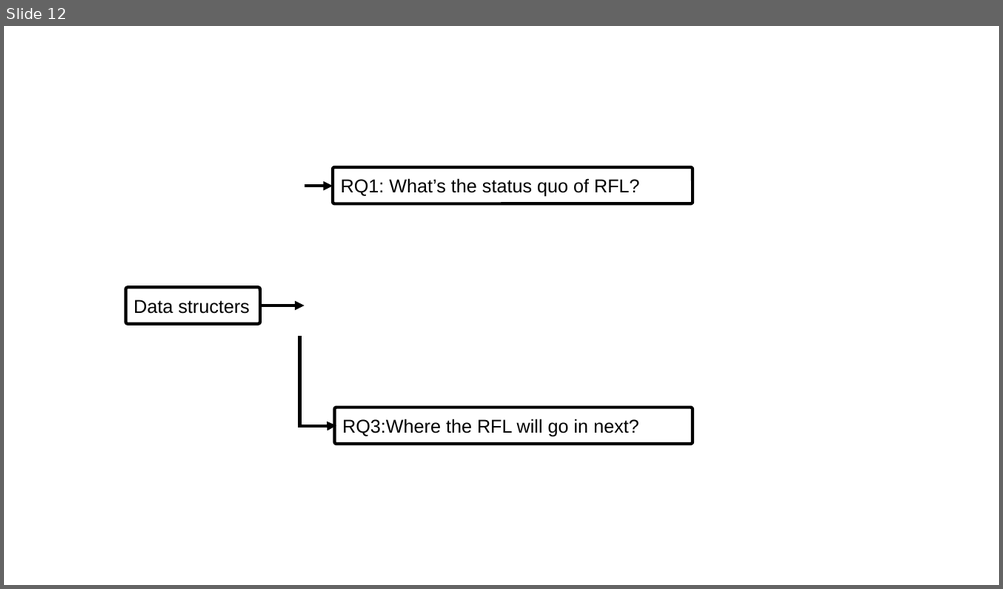
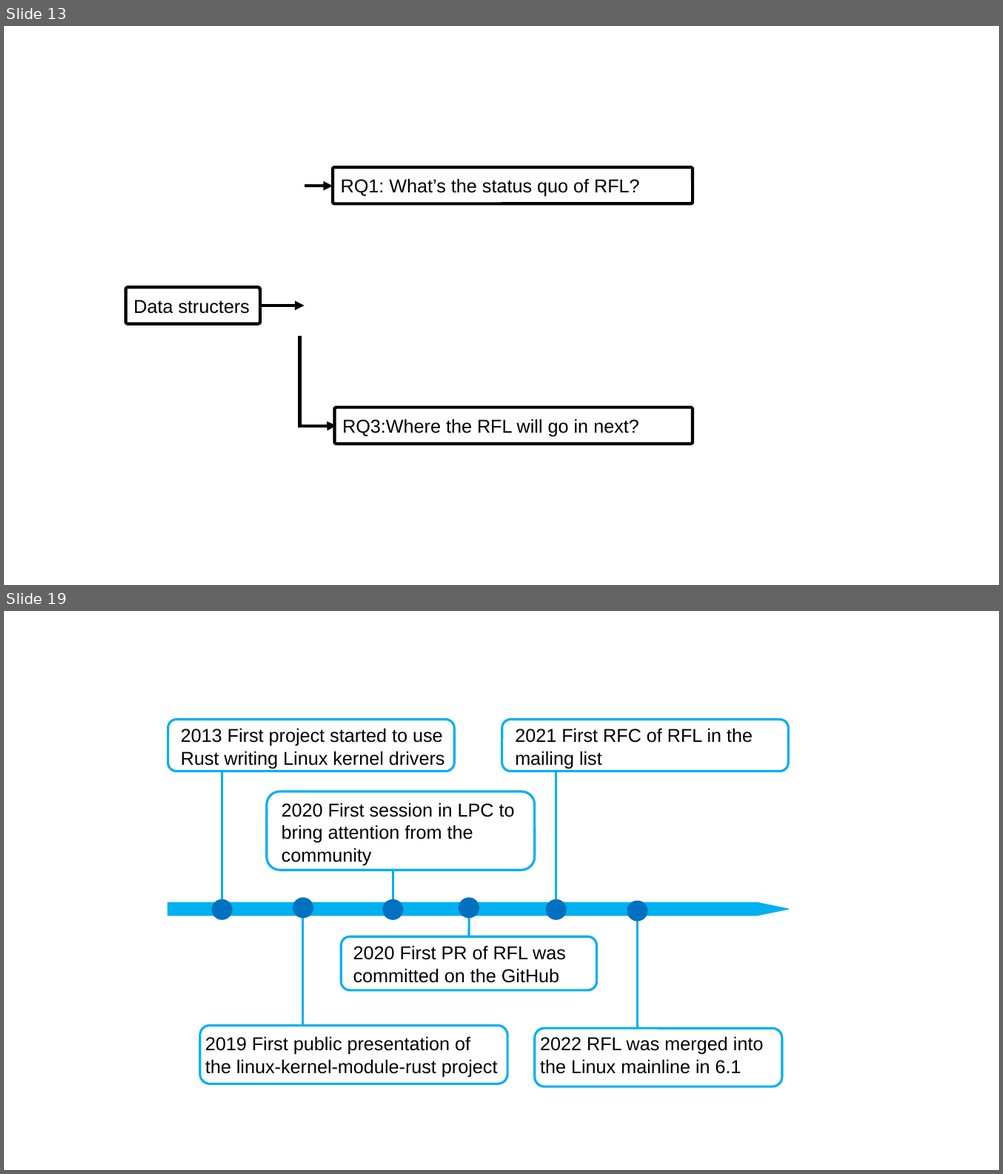
Before and after one commit to Richardhongyu/rfl_empirical_tools, a slide deck: rfl_empirical_study [自动保存的].pptx. Shown one above the other, each under a label of ours: slide 12 before the commit, slides 13 and 19 after it; the slides between them are not shown. The pictures are 1003x589 and 1003x1174 pixels, drawn with LibreOffice and Linux fonts; fonts in the diff are those of the drawing. Boxes give left, top, right and bottom in pixels: in the first picture for what was removed or moved away, otherwise in the second. Text is boxed around its words. In the diff, an @@ line names an element or a change of style, - is before the commit and + after.

```diff
--- a/rfl_empirical_study [自动保存的].pptx
+++ b/rfl_empirical_study [自动保存的].pptx
@@ slide 19 added at (x1=4, y1=611, x2=999, y2=1170), background #FFFFFF @@
@@ group added at (x1=168, y1=719, x2=788, y2=1087): 6 lines, 6 rounded rectangles, 6 ellipses, 6 texts, 1 pentagon arrow @@
+290
+2013 First project started to use Rust writing Linux kernel drivers
+290
+2019 First public presentation of the linux-kernel-module-rust project
+290
+290
+2020 First session in LPC to bring attention from the community
+2020 First PR of RFL was committed on the GitHub
+290
+2021 First RFC of RFL in the mailing list
+290
+2022 RFL was merged into the Linux mainline in 6.1
@@ what was slide 12 is now slide 13 @@
```
Also in this commit, not shown: 1 slide changed, 6 other slides added, 25 other files.
